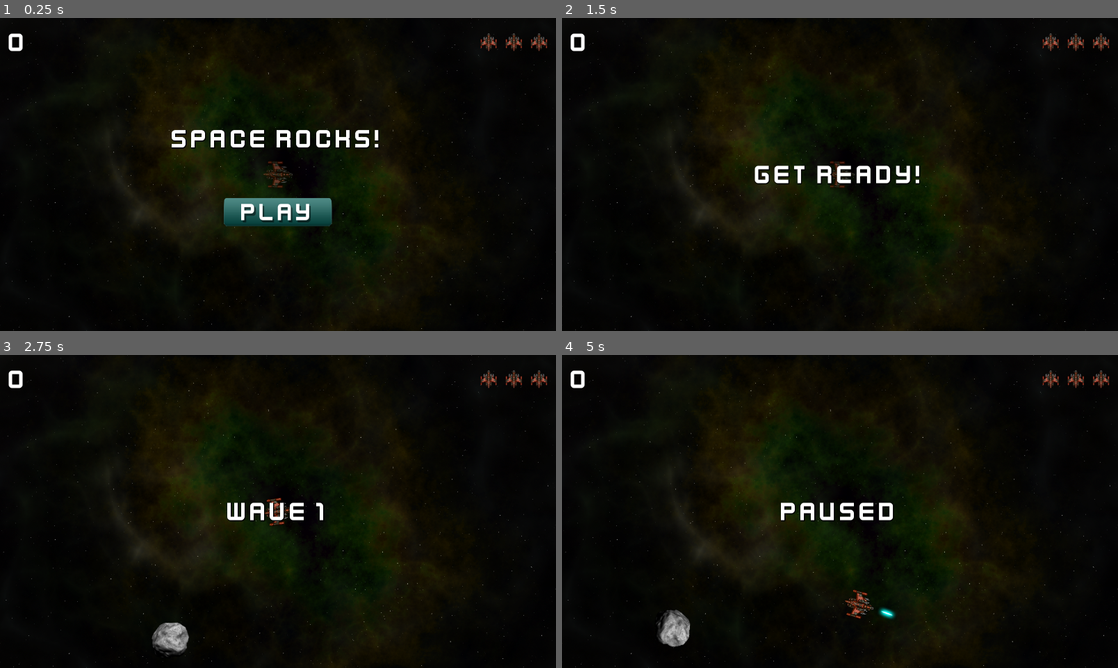
Above: before the commit, frames 1-4 (two rows, left to right).
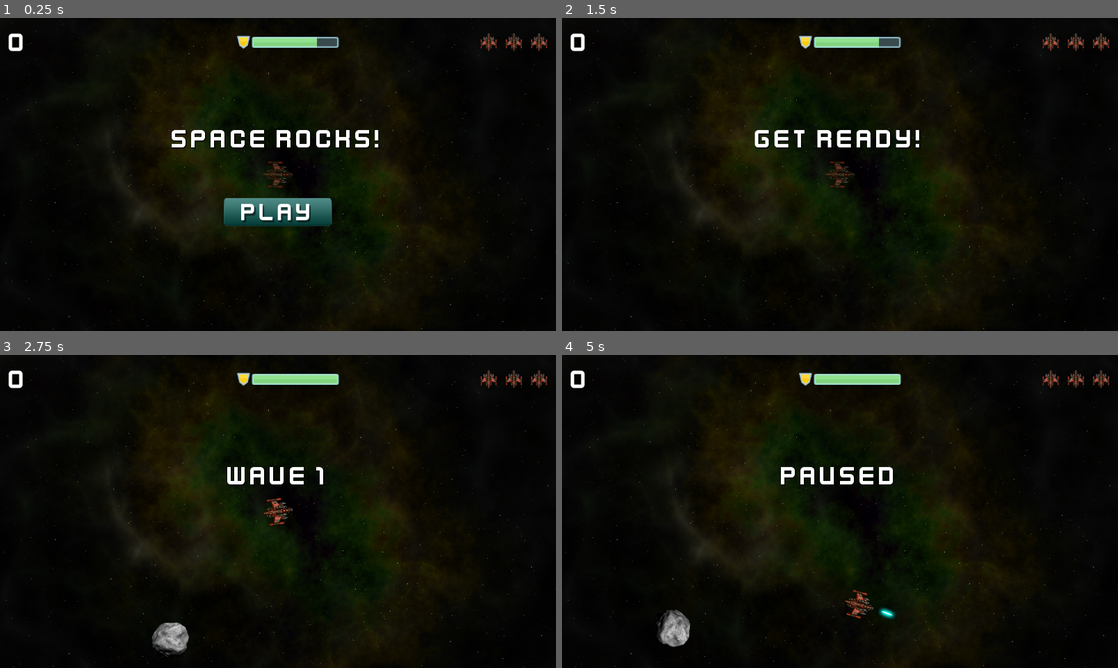
Above: after the commit, the same moments.

Repository: ulfben/space-rocks
Game: Godot game, scene res://main.tscn
Same seed, same stepped clock (60 frames per second), same inputs: the game is played once before the commit and once after it.
Inputs (mouse positions are in pixels of both pictures, inside the frame that each line leads up to):
- Up to frame 1 (0.25 s): no input
- Up to frame 2 (1.5 s): click (840, 212) at 0.5 s; tap Enter at 1.25 s; hold D (rotate_right) from 1.28 s (still down); hold Space (shoot) from 1.28 s (still down)
- Up to frame 3 (2.75 s): release D (rotate_right) at 2.03 s; release Space (shoot) at 2.03 s; hold A (rotate_left) from 2.03 s (still down); tap Space (shoot) at 2.1 s
- Up to frame 4 (5 s): release A (rotate_left) at 2.78 s; hold D (rotate_right) 2.78-3.53 s; hold Space (shoot) 2.78-3.53 s; hold Up (thrust) 3.53-4.28 s; tap Space (shoot) at 3.6 s; hold A (rotate_left) from 4.28 s (still down); hold Space (shoot) from 4.28 s (still down); tap P (pause) at 4.9 s

The runs differ from the first frame. In frame 1, 0.6% of the frame differs, in the area x 42-61%, y 5-10%; in frame 2, 2.4%, in the area x 34-65%, y 5-54%; in frame 3, 1.6%; in frame 4, 1.8%.

Commit message:
Added player shield mechanic and UI

Diff:
--- a/enemy.gd
+++ b/enemy.gd
@@ -57,3 +57,5 @@
 
 func _on_body_entered(body: Node2D) -> void:
 	take_damage(1)
+	if(body.name == "Player"):
+		body.shield -= 50
--- a/enemy_bullet.gd
+++ b/enemy_bullet.gd
@@ -1,5 +1,6 @@
 extends Area2D
 @export var speed = 1000
+@export var damage = 15
 
 func start(_pos, _dir):
 	position = _pos
@@ -9,6 +10,8 @@
 	position += transform.x * speed * delta
 
 func _on_body_entered(body: Node2D) -> void:
+	if body.name == "Player":
+		body.shield -= damage
 	queue_free()
 
 func _on_visible_on_screen_notifier_2d_screen_exited() -> void:
--- a/hud.gd
+++ b/hud.gd
@@ -2,8 +2,15 @@
 signal start_game
 @onready var lives_counter := $MarginContainer/HBoxContainer/LivesCounter.get_children()
 @onready var score_label := $MarginContainer/HBoxContainer/ScoreLabel
-@onready var message := $VBoxContainer/Message
-@onready var start_button := $VBoxContainer/StartButton
+@onready var message := $Message
+@onready var start_button := $StartButton
+@onready var shield_bar = $MarginContainer/HBoxContainer/ShieldBar
+
+var bar_textures = {
+	"green": preload("res://assets/bar_green_200.png"),
+	"yellow": preload("res://assets/bar_yellow_200.png"),
+	"red": preload("res://assets/bar_red_200.png")
+}
 
 func show_message(text):
 	message.text = text
@@ -24,6 +31,14 @@
 	message.show()
 	start_button.show()
 
+func update_shield(value):
+	shield_bar.texture_progress = bar_textures["green"]
+	if value < 0.4:
+		shield_bar.texture_progress = bar_textures["red"]
+	elif value < 0.7:
+		shield_bar.texture_progress = bar_textures["yellow"]
+	shield_bar.value = value
+
 func _on_timer_timeout() -> void:
 	message.hide()
 	message.text = ""
--- a/hud.tscn
+++ b/hud.tscn
@@ -1,10 +1,13 @@
-[gd_scene load_steps=6 format=3 uid="uid://wxjr30vpxucc"]
+[gd_scene load_steps=9 format=3 uid="uid://wxjr30vpxucc"]
 
 [ext_resource type="FontFile" uid="uid://ctrocjt7m5uyr" path="res://assets/kenvector_future_thin.ttf" id="1_686p8"]
 [ext_resource type="Script" path="res://hud.gd" id="1_vb226"]
 [ext_resource type="Texture2D" uid="uid://swxe0ajj41px" path="res://assets/player_small.png" id="2_7ocw1"]
 [ext_resource type="Texture2D" uid="uid://d05i5bwefkuc5" path="res://assets/play_button.png" id="3_ved4j"]
+[ext_resource type="Texture2D" uid="uid://cr12h6q4dl3jp" path="res://assets/shield_gold.png" id="3_xwoo5"]
+[ext_resource type="Texture2D" uid="uid://dnfxyiwsqsjvy" path="res://assets/bar_glass_200.png" id="4_wdry5"]
 [ext_resource type="Texture2D" uid="uid://b1yj5n4oqpat8" path="res://assets/play_button_h.png" id="4_y4dfo"]
+[ext_resource type="Texture2D" uid="uid://jx27u2gxibuu" path="res://assets/bar_green_200.png" id="5_hyx26"]
 
 [node name="HUD" type="CanvasLayer"]
 script = ExtResource("1_vb226")
@@ -33,6 +36,21 @@
 text = "0
 "
 
+[node name="TextureRect" type="TextureRect" parent="MarginContainer/HBoxContainer"]
+layout_mode = 2
+texture = ExtResource("3_xwoo5")
+stretch_mode = 3
+
+[node name="ShieldBar" type="TextureProgressBar" parent="MarginContainer/HBoxContainer"]
+layout_mode = 2
+size_flags_horizontal = 3
+size_flags_vertical = 4
+max_value = 1.0
+step = 0.01
+value = 0.75
+texture_over = ExtResource("4_wdry5")
+texture_progress = ExtResource("5_hyx26")
+
 [node name="LivesCounter" type="HBoxContainer" parent="MarginContainer/HBoxContainer"]
 layout_mode = 2
 theme_override_constants/separation = 20
@@ -52,19 +70,10 @@
 texture = ExtResource("2_7ocw1")
 stretch_mode = 5
 
-[node name="VBoxContainer" type="VBoxContainer" parent="."]
-anchors_preset = 14
-anchor_top = 0.5
-anchor_right = 1.0
-anchor_bottom = 0.5
-offset_top = -13.5
-offset_bottom = 13.5
-grow_horizontal = 2
-grow_vertical = 2
-theme_override_constants/separation = 100
-
-[node name="Message" type="Label" parent="VBoxContainer"]
-layout_mode = 2
+[node name="Message" type="Label" parent="."]
+offset_top = 241.5
+offset_right = 1280.0
+offset_bottom = 313.5
 theme_override_colors/font_shadow_color = Color(0, 0, 0, 1)
 theme_override_constants/shadow_outline_size = 5
 theme_override_fonts/font = ExtResource("1_686p8")
@@ -72,11 +81,14 @@
 text = "Space Rocks!"
 horizontal_alignment = 1
 
-[node name="StartButton" type="TextureButton" parent="VBoxContainer"]
-layout_mode = 2
+[node name="StartButton" type="TextureButton" parent="."]
+offset_left = 515.0
+offset_top = 413.5
+offset_right = 764.0
+offset_bottom = 478.5
 size_flags_horizontal = 4
 texture_normal = ExtResource("3_ved4j")
 texture_hover = ExtResource("4_y4dfo")
 
 [connection signal="timeout" from="Timer" to="." method="_on_timer_timeout"]
-[connection signal="pressed" from="VBoxContainer/StartButton" to="." method="_on_start_button_pressed"]
+[connection signal="pressed" from="StartButton" to="." method="_on_start_button_pressed"]
--- a/main.gd
+++ b/main.gd
@@ -67,7 +67,7 @@
 		if !playing:
 			return
 		get_tree().paused = !get_tree().paused
-		var message = $HUD/VBoxContainer/Message
+		var message = $HUD/Message
 		if(get_tree().paused):
 			message.text = "Paused"
 			message.show()
--- a/main.tscn
+++ b/main.tscn
@@ -40,5 +40,6 @@
 
 [connection signal="dead" from="Player" to="." method="game_over"]
 [connection signal="lives_changed" from="Player" to="HUD" method="update_lives"]
+[connection signal="shield_changed" from="Player" to="HUD" method="update_shield"]
 [connection signal="start_game" from="HUD" to="." method="new_game"]
 [connection signal="timeout" from="EnemyTimer" to="." method="_on_enemy_timer_timeout"]
--- a/player.gd
+++ b/player.gd
@@ -1,7 +1,10 @@
 extends RigidBody2D
 signal lives_changed
 signal dead
+signal shield_changed
 
+@export var max_shield = 100.0
+@export var shield_regen = 5.0
 @export var engine_power := 500
 @export var spin_power := 8000
 @export var bullet_scene : PackedScene
@@ -16,6 +19,16 @@
 var state := INIT
 var size := Vector2.ZERO
 var radius := 0.0
+var shield = 0: set = set_shield
+
+func set_shield(value):
+	value = min(value, max_shield)
+	shield = value
+	shield_changed.emit(shield / max_shield)
+	if shield <= 0:
+		lives -= 1
+		explode()
+
 
 func _ready() -> void:
 	change_state(INIT)
@@ -31,6 +44,7 @@
 
 func set_lives(value):
 	lives = value
+	shield = max_shield
 	lives_changed.emit(lives)
 	if(lives < 1):
 		change_state(DEAD)
@@ -66,6 +80,8 @@
 	state = new_state
 
 func _process(delta: float) -> void:
+	if state == ALIVE:
+		shield += shield_regen * delta
 	get_input()
 
 func get_input():
@@ -111,9 +127,9 @@
 func _on_body_entered(body: Node) -> void:
 	if state == INVULNERABLE:
 		return
-	if(body.is_in_group("rocks")):
+	if body.is_in_group("rocks"):
+		shield -= body.size * 25
 		body.explode()
-		lives -= 1
 
 func explode():
 	$Explosion.show()
